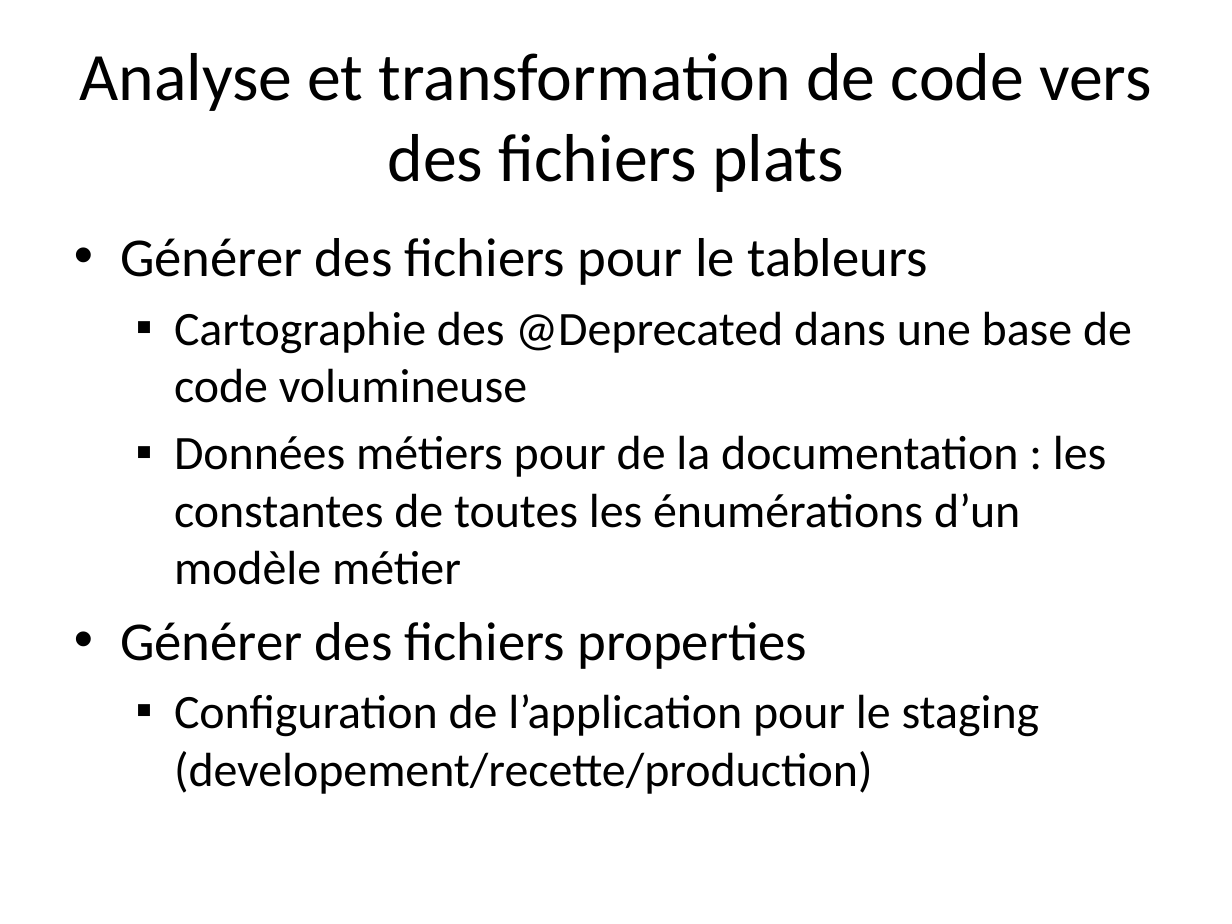
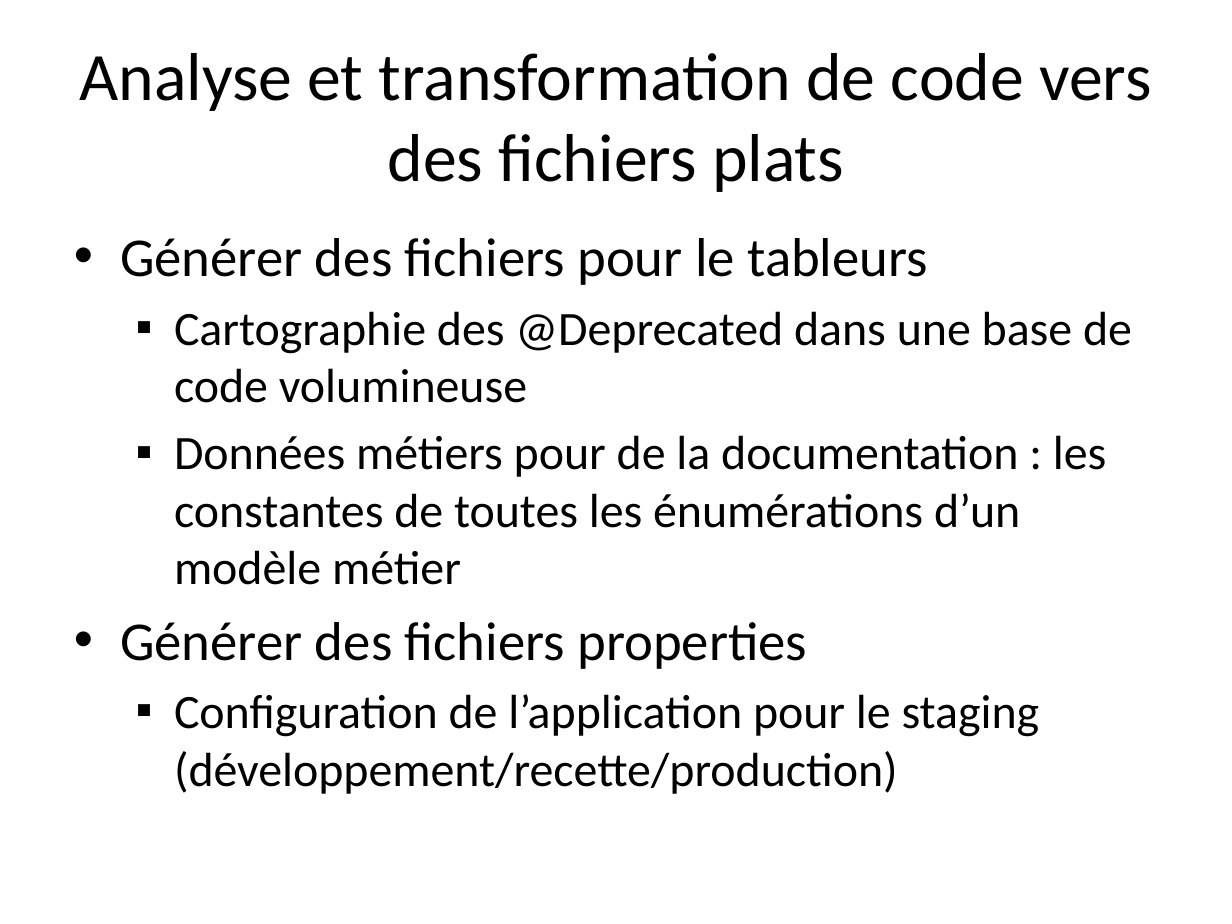
Before and after one commit to dbaeli/ez18n, a slide deck: slide 12 of ez18n-slides/apt_in_nutshell.pptx. Drawn at 1232x924 pixels with LibreOffice and Linux fonts; fonts in the diff are those of the drawing; background and template pictures are left out. Boxes give left, top, right and bottom in pixels: in the first picture for what was removed or moved away, otherwise in the second. Text is boxed around its words. In the diff, an @@ line names an element or a change of style, - is before the commit and + after.

```diff
--- a/ez18n-slides/apt_in_nutshell.pptx
+++ b/ez18n-slides/apt_in_nutshell.pptx
@@ text at [174,694,1040,794]: text changed @@
-  ▪ Configuration de l’application pour le staging (developement/recette/production)
+  ▪ Configuration de l’application pour le staging (développement/recette/production)
```
Also in this commit, not shown: 5 other slides changed.
